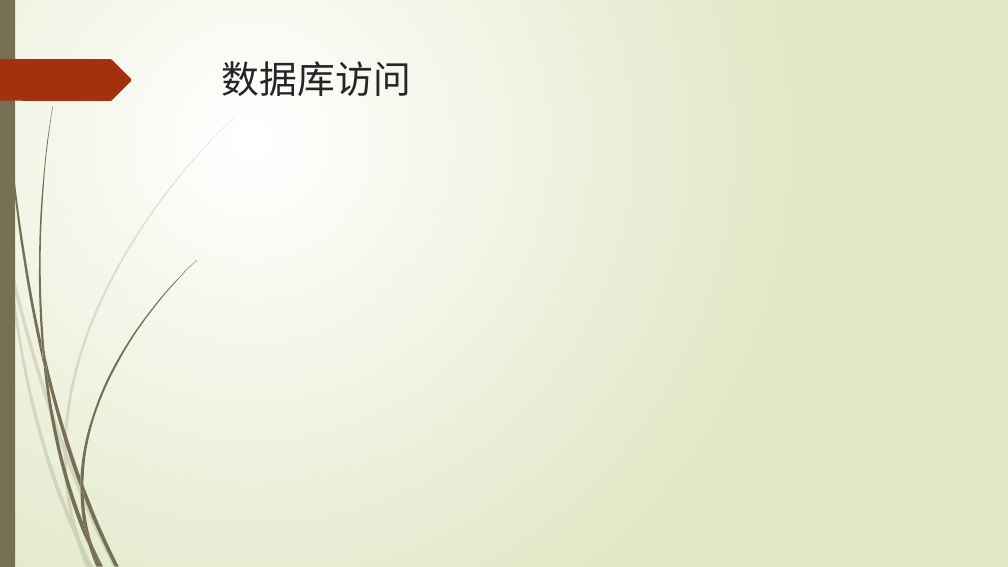
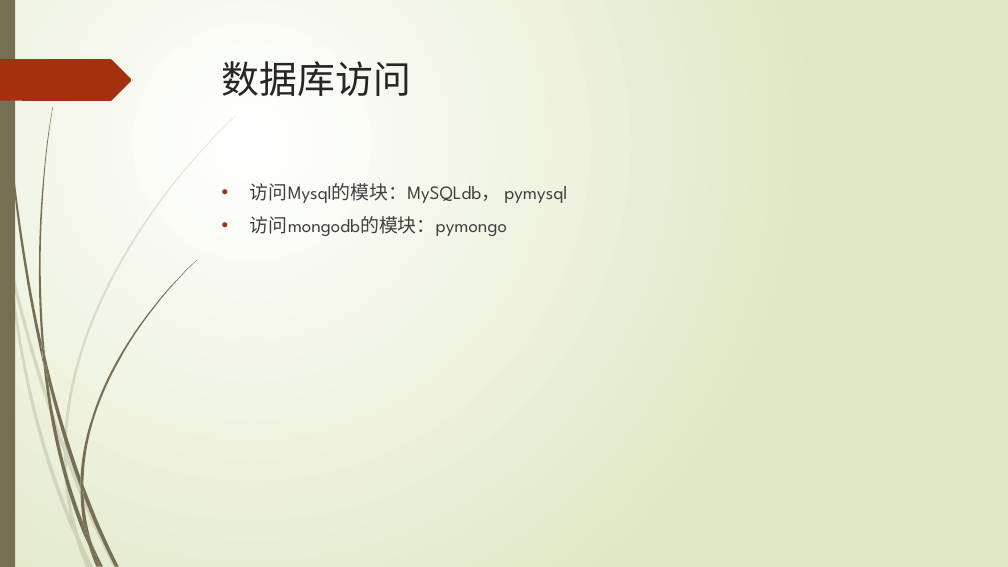
Before and after one commit to lspgithublxh/document, a slide deck: slide 46 of 编程语言/python/Python基础入门知识分享.pptx (slide 47 before the commit). Drawn at 1008x567 pixels with LibreOffice and Linux fonts; fonts in the diff are those of the drawing. Boxes give left, top, right and bottom in pixels: in the first picture for what was removed or moved away, otherwise in the second. Text is boxed around its words. In the diff, an @@ line names an element or a change of style, - is before the commit and + after.

```diff
--- a/编程语言/python/Python基础入门知识分享.pptx
+++ b/编程语言/python/Python基础入门知识分享.pptx
@@ text added at box(250, 183, 567, 236), 18 pt, text #404040 @@
+• 访问Mysql的模块：MySQLdb， pymysql
+• 访问mongodb的模块：pymongo
```
Also in this commit, not shown: 8 other slides changed, 1 slide added, 1 slide removed, 2 other files.
